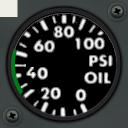
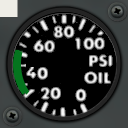
Comparing the layer stacks of the two 128x128 images. Changes:
painted on "Layer" over [11,49,30,95]
